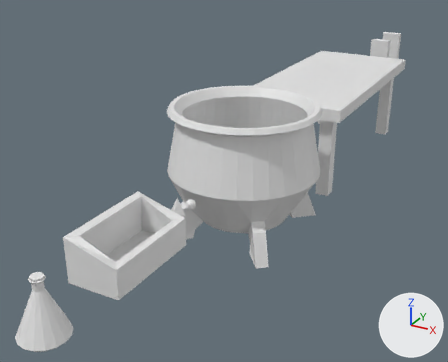
The Blender file Assets/Meshes/all_meshes.blend: old version first, new version second.
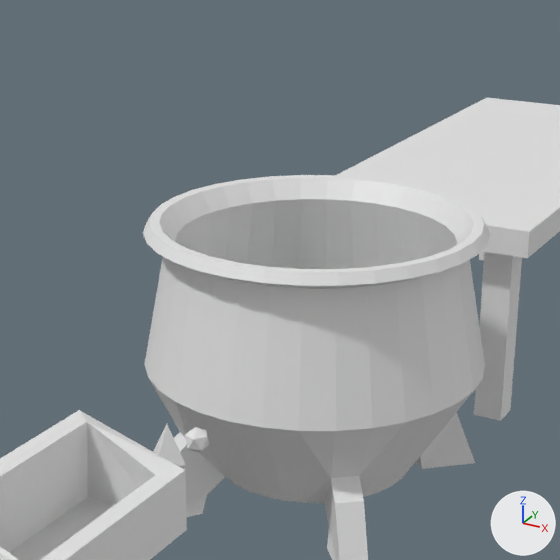
Each version appears first whole from a camera (50 mm lens) standing at (1.191, -1.682, 1.081) and looking at (-0.269, 0.974, -0.247), and next in a close-up on the part from 23% to 79% of the width and 2% to 71% of the height. Arrows for +X, +Y and +Z are at lower right; the lights stay in place.

The older version as bpy lines, for what is in view:
```python
me_cone = bpy.data.meshes.new('Cone')
me_cone.from_pydata([(-0.0358, 0.0, 0.0), (0.0, 0.0, 0.0716), (0.0, 0.0358, 0.0), (0.0358, 0.0, 0.0), (0.0, -0.0358, 0.0), (0.0, 0.0, -0.0716)], [], [(2, 1, 3), (3, 1, 4), (4, 1, 0), (0, 1, 2), (2, 3, 5), (3, 4, 5), (4, 0, 5), (0, 2, 5), (3, 4, 2)])
me_cube = bpy.data.meshes.new('Cube')
me_cube.from_pydata(...)  # 114 vertices, 112 faces; spans x -0.29..0.29, y -0.638..0.638, z -0.392..0.095
me_cube_001 = bpy.data.meshes.new('Cube.001')
me_cube_001.from_pydata([(0.104, 0.202, 0.04), (0.104, 0.202, -0.071), (0.104, -0.202, 0.04), (0.104, -0.202, -0.071), (-0.104, 0.202, 0.102), (-0.104, 0.202, -0.071), (-0.104, -0.202, 0.102), (-0.104, -0.202, -0.071)], [], [(0, 2, 3, 1), (2, 6, 7, 3), (6, 4, 5, 7), (4, 0, 1, 5), (7, 5, 1, 3)])
ob_ingredient = bpy.data.objects.new('Ingredient', me_cone)
ob_ingredient.location = (0.0, 0.114, 0.0)
ob_ingredient_box = bpy.data.objects.new('Ingredient_box', me_cube_001)
ob_ingredient_box.location = (0.0, -0.195, 0.015)
_m = ob_ingredient_box.modifiers.new('Solidify', 'SOLIDIFY')
_m.thickness = 0.05
ob_table = bpy.data.objects.new('Table', me_cube)
ob_table.location = (0.0, 1.765, 0.087)
# also in view: 'Cauldron' at (0.0, 0.67, -0.01)
```
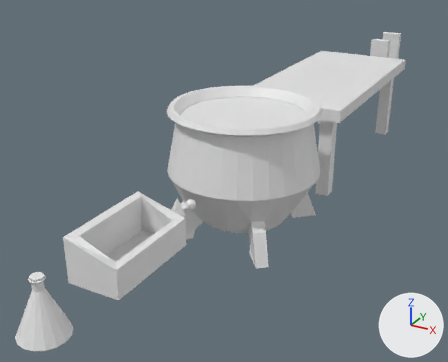
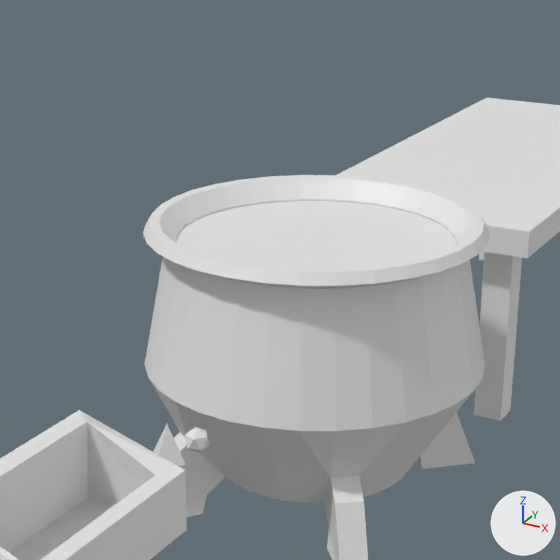
Pixel boxes (x1, y1, x2, y2) of what changed, in the close-ups (560 x 560 px):
```json
{"object": "Cauldron_liquid", "change": "added", "after": [175, 201, 457, 269]}
```

Scene script edits in JSON lines:
```json
{"op": "add", "block": "me_circle", "code": ["me_circle = bpy.data.meshes.new('Circle')", "me_circle.from_pydata(...)  # a 16-sided cylinder along z spanning x -0.284..0.284, y -0.284..0.284, z -0.031..0.0"]}
{"op": "add", "block": "ob_cauldron_liquid", "code": ["ob_cauldron_liquid = bpy.data.objects.new('Cauldron_liquid', me_circle)", "ob_cauldron_liquid.location = (0.0, 0.67, 0.246)"]}
```
